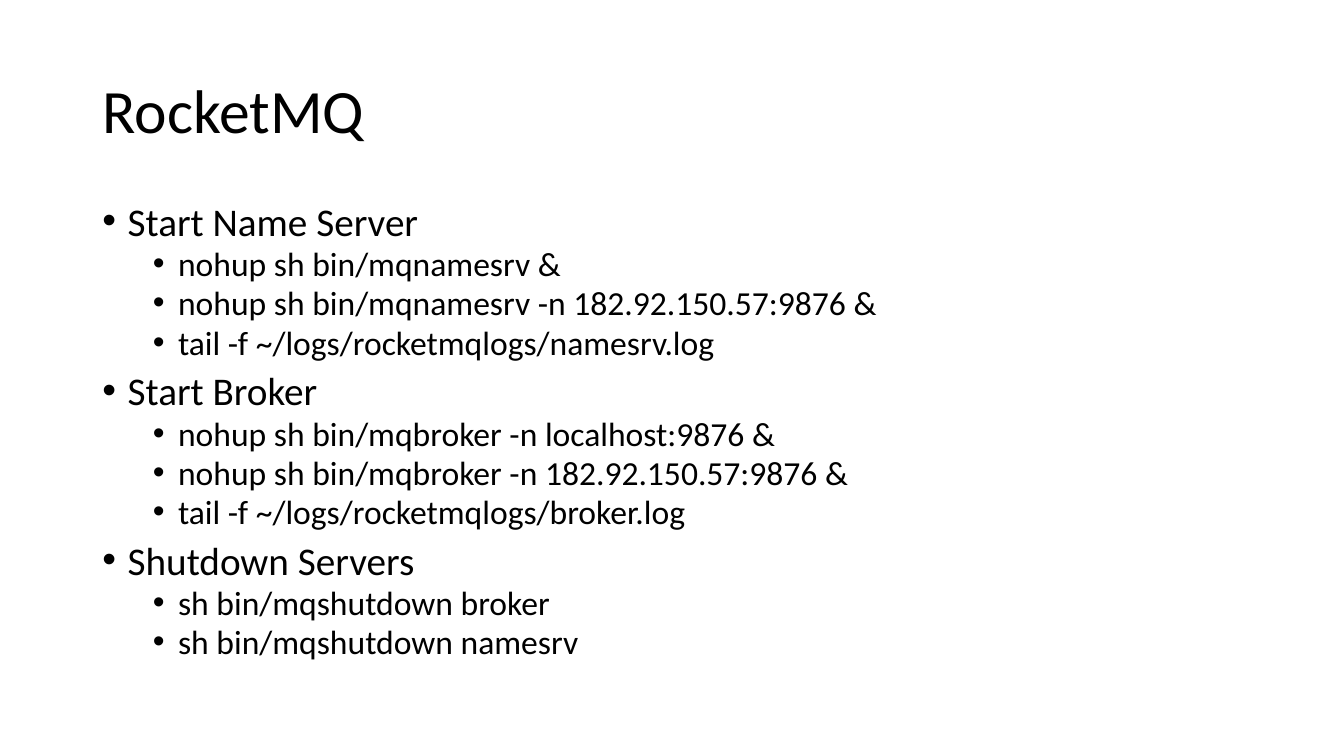
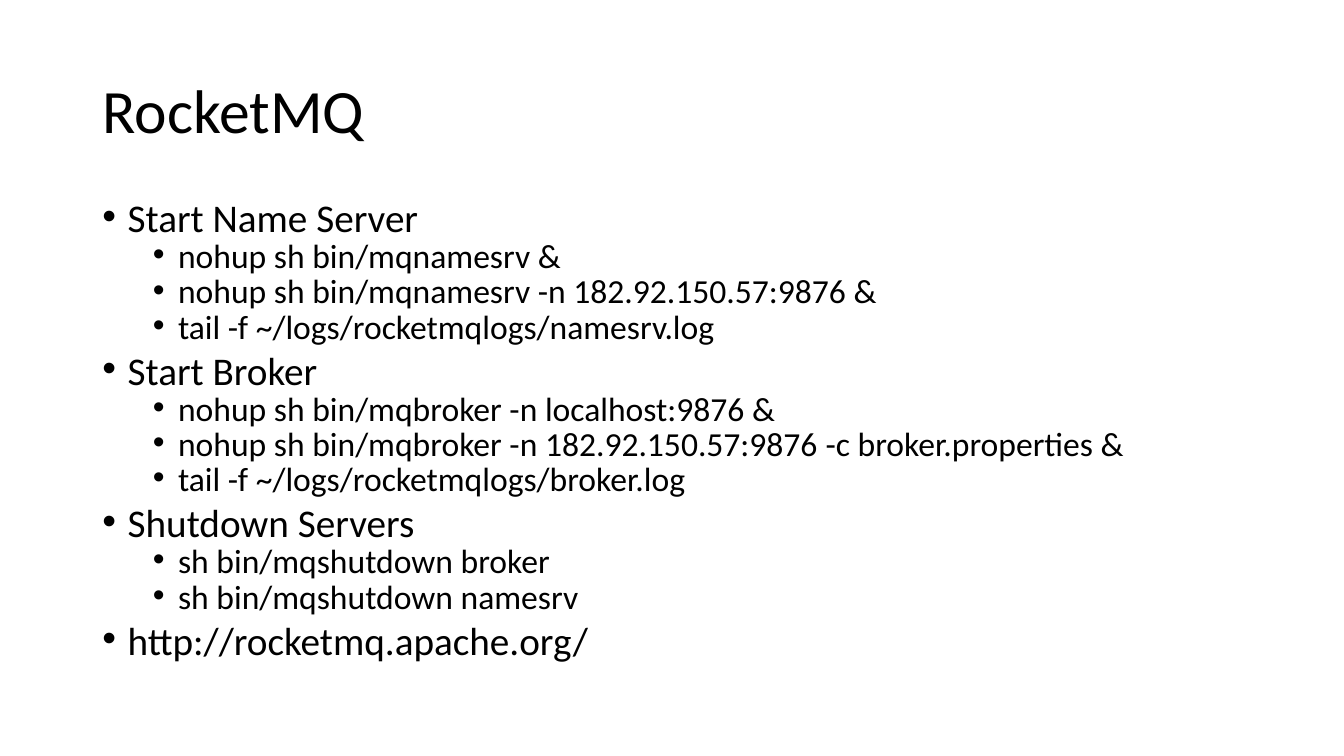
Before and after one commit to csliangdu/ExchangeAgg, a slide deck: slide 8 of doc/Coin.pptx. Drawn at 1344x756 pixels with LibreOffice and Linux fonts; fonts in the diff are those of the drawing. Boxes give left, top, right and bottom in pixels: in the first picture for what was removed or moved away, otherwise in the second. Text is boxed around its words. In the diff, an @@ line names an element or a change of style, - is before the commit and + after.

```diff
--- a/doc/Coin.pptx
+++ b/doc/Coin.pptx
@@ text at <box>128,206,845,615</box>: line spacing 0.8 to 0.7 @@
@@ text at <box>178,432,1093,462</box>: text changed @@
-  • nohup sh bin/mqbroker -n 182.92.150.57:9876 &
+  • nohup sh bin/mqbroker -n 182.92.150.57:9876 -c broker.properties &
@@ text at <box>128,627,588,662</box>: paragraph added @@
+• http://rocketmq.apache.org/
```
Also in this commit, not shown: 7 other slides changed, 1 other file.
